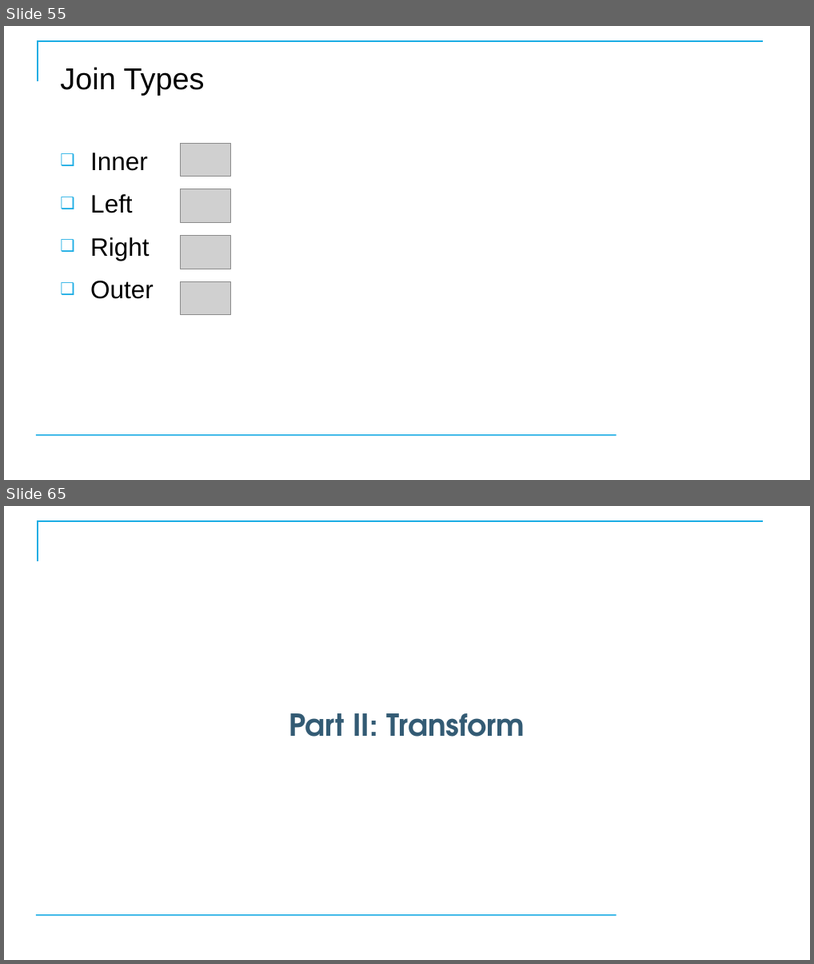
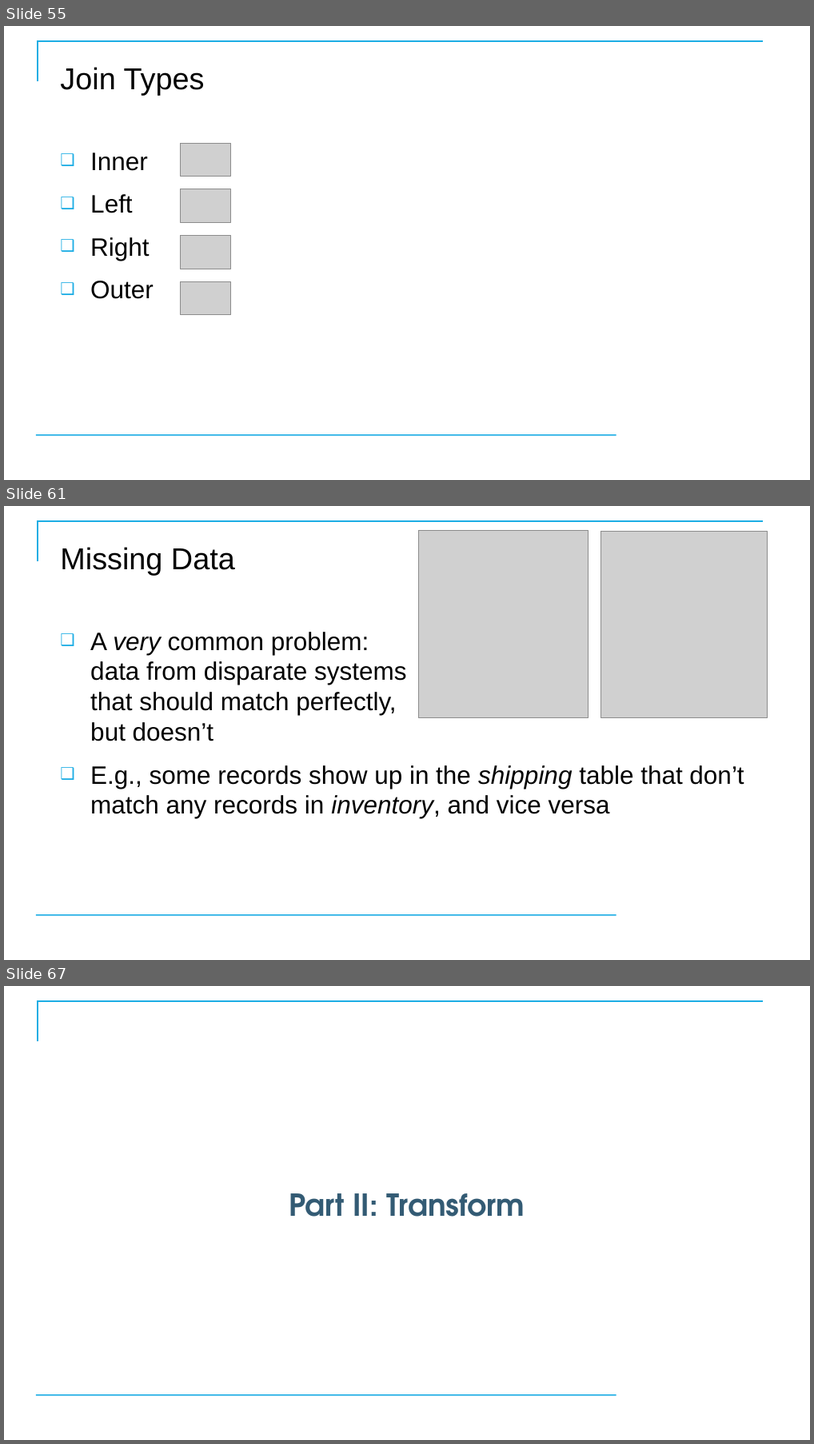
Before and after one commit to CostelloTechnicalConsulting/XTBP10---Tableau-Prep-Introduction, a slide deck: ppt/TableauPrepBuilderIntroV1_1.pptx. Shown one above the other, each under a label of ours: slides 55 and 65 before the commit, slides 55, 61 and 67 after it; the slides between them are not shown. The pictures are 814x964 and 814x1444 pixels, drawn with LibreOffice and Linux fonts; fonts in the diff are those of the drawing; grey boxes stand for pictures; background and template pictures are left out. Boxes give left, top, right and bottom in pixels: in the first picture for what was removed or moved away, otherwise in the second. Text is boxed around its words. In the diff, an @@ line names an element or a change of style, - is before the commit and + after.

```diff
--- a/ppt/TableauPrepBuilderIntroV1_1.pptx
+++ b/ppt/TableauPrepBuilderIntroV1_1.pptx
@@ slide 61 added at box(4, 506, 810, 960), background #FFFFFF; not listed: 2 template elements that a slide beside it also shows @@
@@ title added at box(60, 547, 235, 575), 36 pt, text #000000 @@
+Missing Data
@@ picture added at box(419, 530, 589, 718) @@
@@ picture added at box(601, 531, 767, 718) @@
@@ text added at box(90, 632, 744, 818), 30 pt, text #000000 @@
+❑ A very common problem:
+  data from disparate systems
+  that should match perfectly,
+  but doesn’t
+❑ E.g., some records show up in the shipping table that don’t match any records in inventory, and vice versa
@@ what was slide 65 is now slide 67 @@
```
Also in this commit, not shown: 4 slides changed, 6 other slides added, 5 slides removed, 8 other files.
